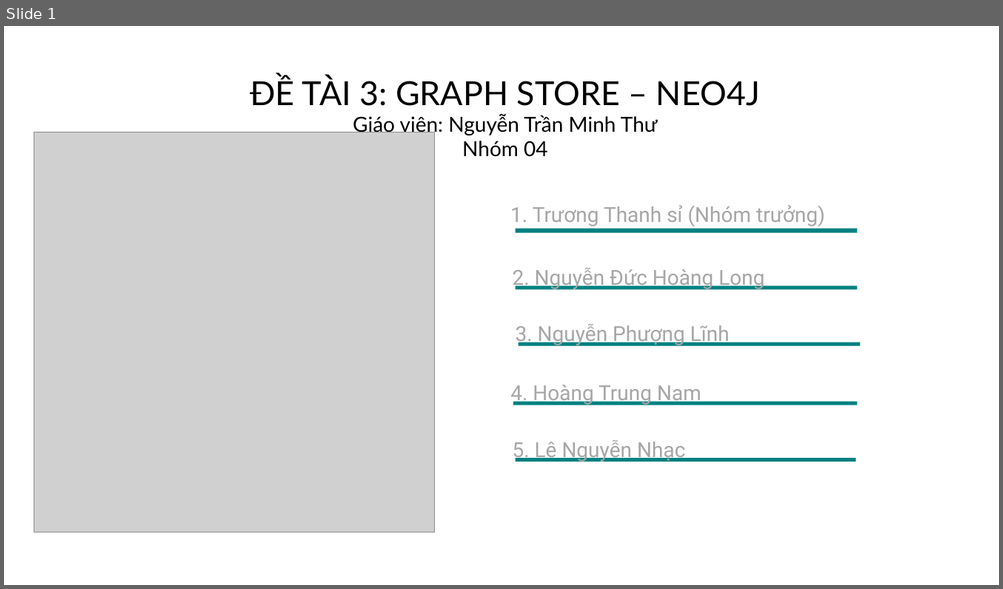
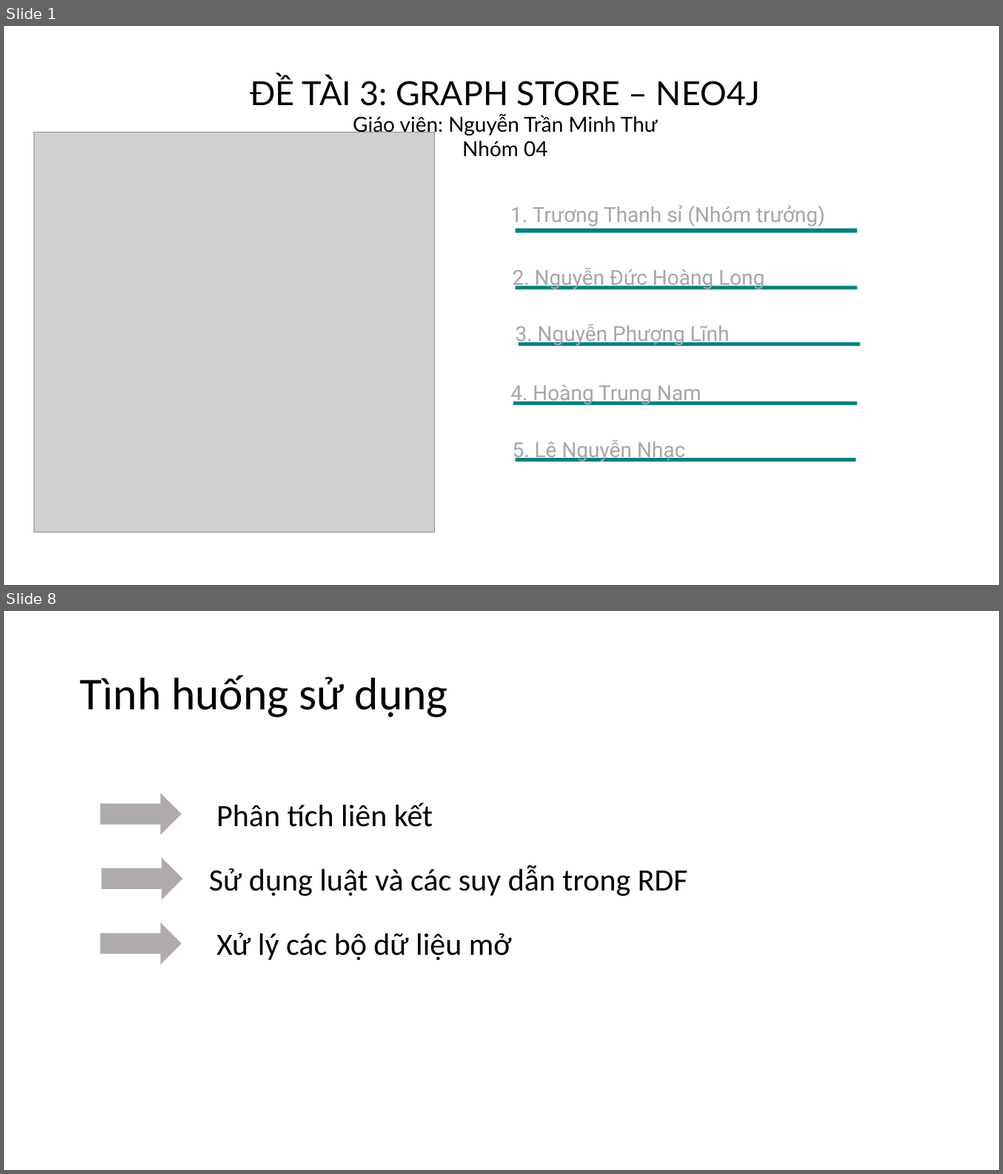
Before and after one commit to NguyenDucHoangLong/Group_4_HTTTHD, a slide deck: Document/Seminar/Slide/Slide_Nhóm 4.pptx. Shown one above the other, each under a label of ours: slide 1 before the commit, slides 1 and 8 after it; the slides between them are not shown. The pictures are 1003x589 and 1003x1174 pixels, drawn with LibreOffice and Linux fonts; fonts in the diff are those of the drawing; grey boxes stand for pictures. Boxes give left, top, right and bottom in pixels: in the first picture for what was removed or moved away, otherwise in the second. Text is boxed around its words. In the diff, an @@ line names an element or a change of style, - is before the commit and + after.

```diff
--- a/Document/Seminar/Slide/Slide_Nhóm 4.pptx
+++ b/Document/Seminar/Slide/Slide_Nhóm 4.pptx
@@ slide 8 added at (4,611,999,1170), background #FFFFFF @@
@@ title added at (79,675,448,718), 44 pt, text #000000 @@
+Tình huống sử dụng
@@ rectangle added at (209,777,721,851), fill #FFFFFF, outline #FFFFFF 1 pt, 30 pt, text #000000 @@
+Phân tích liên kết
@@ right arrow added at (101,795,181,834), fill #AFABAB, outline #AFABAB 1 pt @@
@@ rectangle added at (202,842,714,916), fill #FFFFFF, outline #FFFFFF 1 pt, 30 pt, text #000000 @@
+Sử dụng luật và các suy dẫn trong RDF
@@ right arrow added at (102,860,182,899), fill #AFABAB, outline #AFABAB 1 pt @@
@@ rectangle added at (209,906,721,980), fill #FFFFFF, outline #FFFFFF 1 pt, 30 pt, text #000000 @@
+Xử lý các bộ dữ liệu mở
@@ right arrow added at (101,924,181,964), fill #AFABAB, outline #AFABAB 1 pt @@
```
Also in this commit, not shown: 1 slide changed, 8 other slides added, 1 slide removed.
